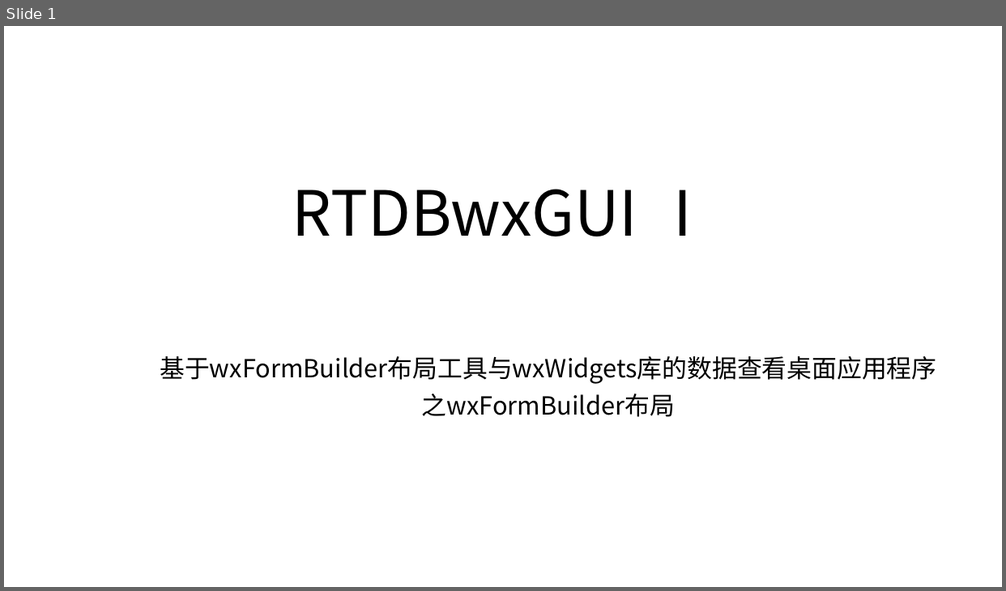
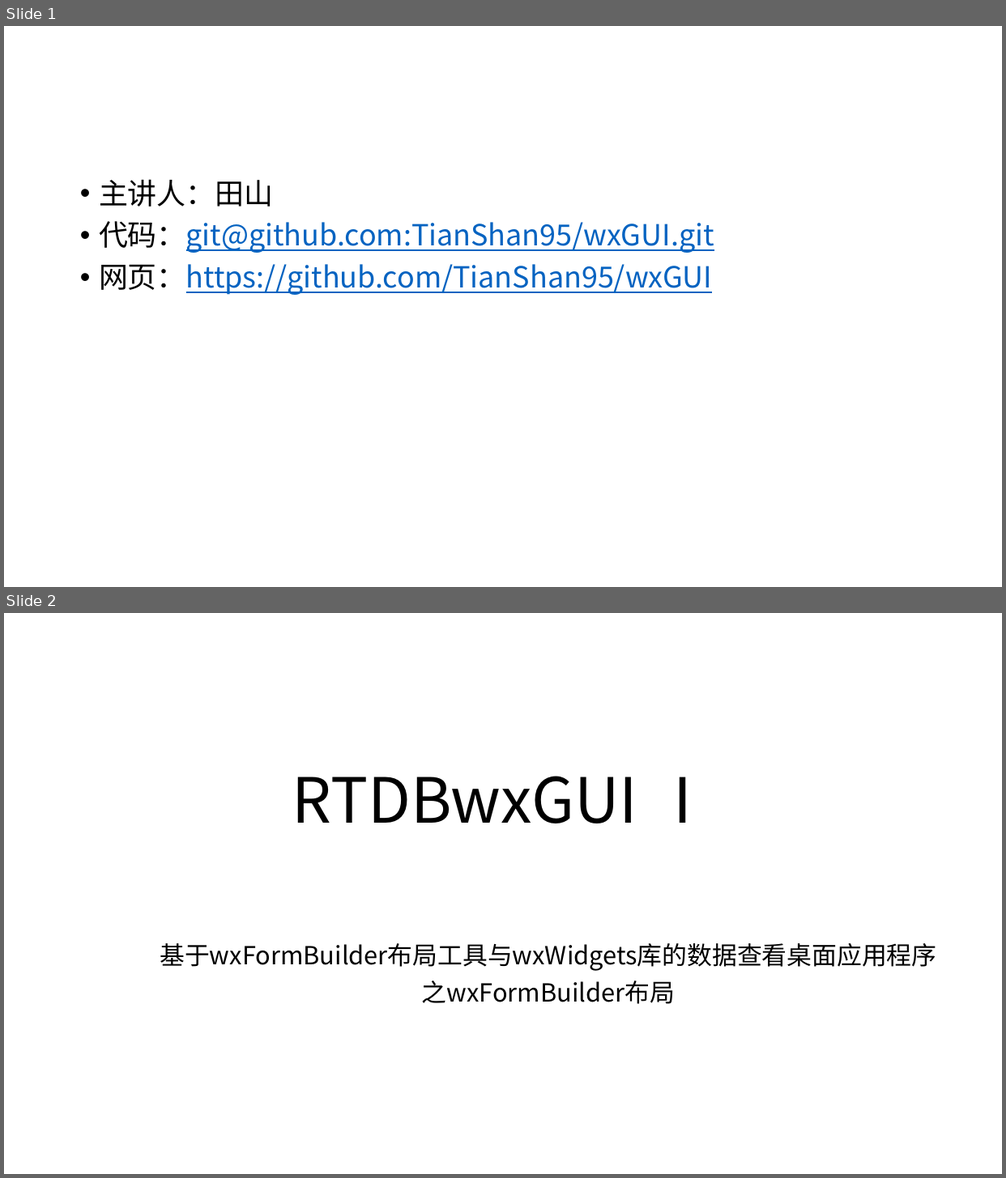
Before and after one commit to TianShan95/wxGUI, a slide deck: RTDBwxGUI.pptx. Shown one above the other, each under a label of ours: slide 1 before the commit, slides 1 and 2 after it. The pictures are 1006x591 and 1006x1178 pixels, drawn with LibreOffice and Linux fonts; fonts in the diff are those of the drawing. Boxes give left, top, right and bottom in pixels: in the first picture for what was removed or moved away, otherwise in the second. Text is boxed around its words. In the diff, an @@ line names an element or a change of style, - is before the commit and + after.

Commit message:
new

```diff
--- a/RTDBwxGUI.pptx
+++ b/RTDBwxGUI.pptx
@@ slide 1 added at (x1=4, y1=26, x2=1002, y2=587), background #FFFFFF @@
@@ text added at (x1=99, y1=179, x2=714, y2=295), 28 pt, text #0563C1, underline @@
+• 主讲人：田山
+• 代码：git@github.com:TianShan95/wxGUI.git
+• 网页：https://github.com/TianShan95/wxGUI
@@ what was slide 1 is now slide 2 @@
```
Also in this commit, not shown: 1 other slide added.
